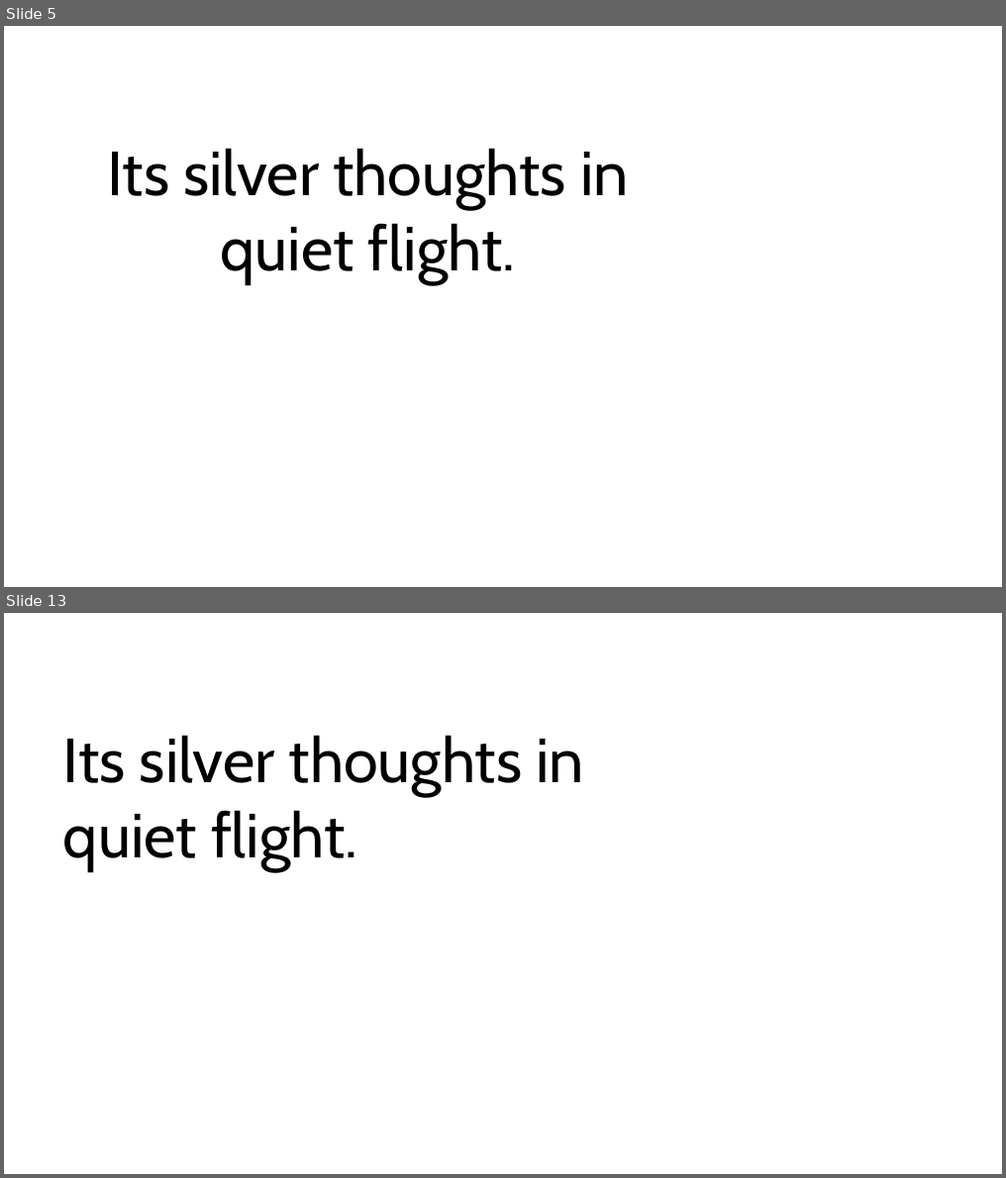
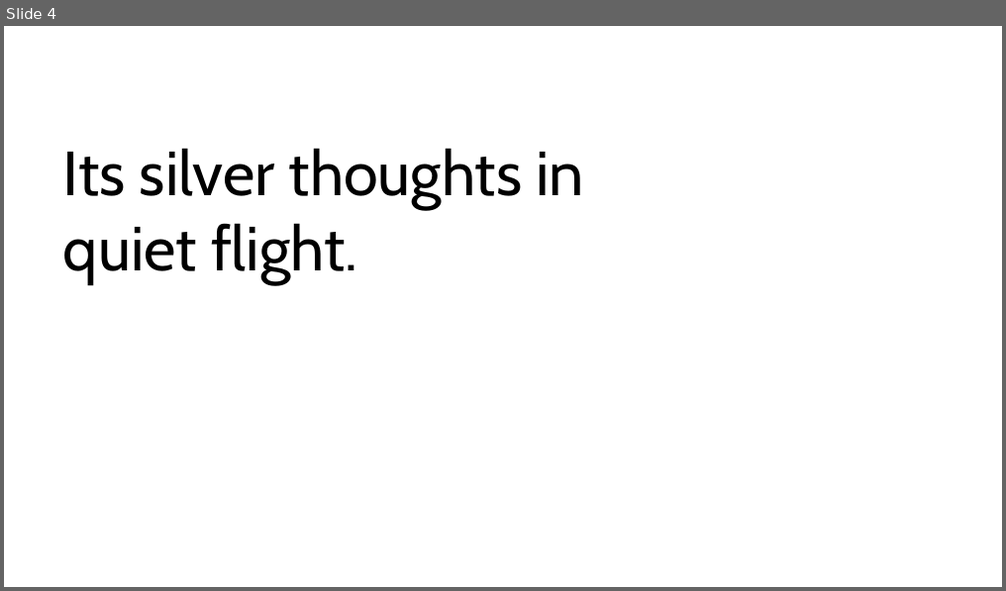
Before and after one commit to aadennis/VbaSandbox, a slide deck: PowerPointVba/PowerPointVba.pptm. Shown one above the other, each under a label of ours: slides 5 and 13 before the commit, slide 4 after it; the slides between them are not shown. The pictures are 1006x1178 and 1006x591 pixels, drawn with LibreOffice and Linux fonts; fonts in the diff are those of the drawing. Boxes give left, top, right and bottom in pixels: in the first picture for what was removed or moved away, otherwise in the second. Text is boxed around its words. In the diff, an @@ line names an element or a change of style, - is before the commit and + after.

```diff
--- a/PowerPointVba/PowerPointVba.pptm
+++ b/PowerPointVba/PowerPointVba.pptm
@@ slide 5 removed at (4,26,1002,587), background #FFFFFF @@
@@ text removed at (107,148,629,285) @@
-Its silver thoughts in quiet flight.
@@ what was slide 13 is now slide 4 @@
```
Also in this commit, not shown: 32 other slides removed.
